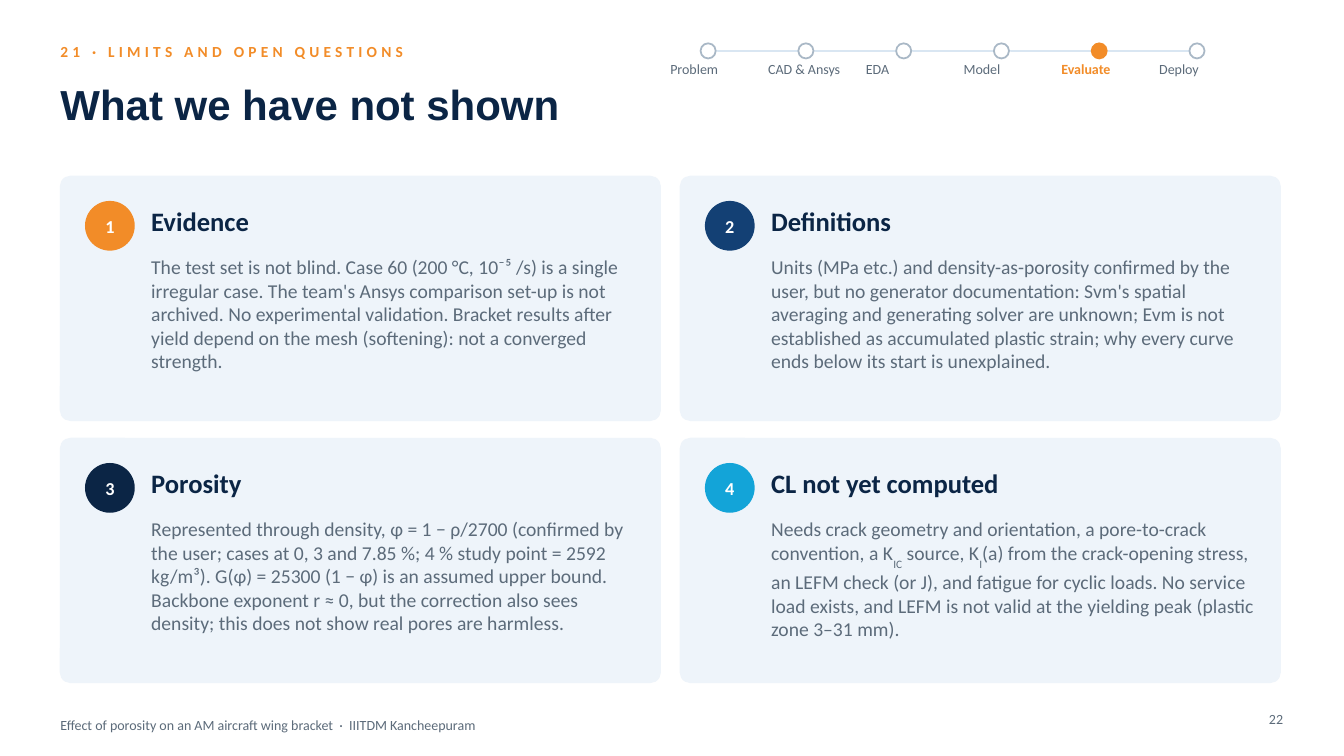
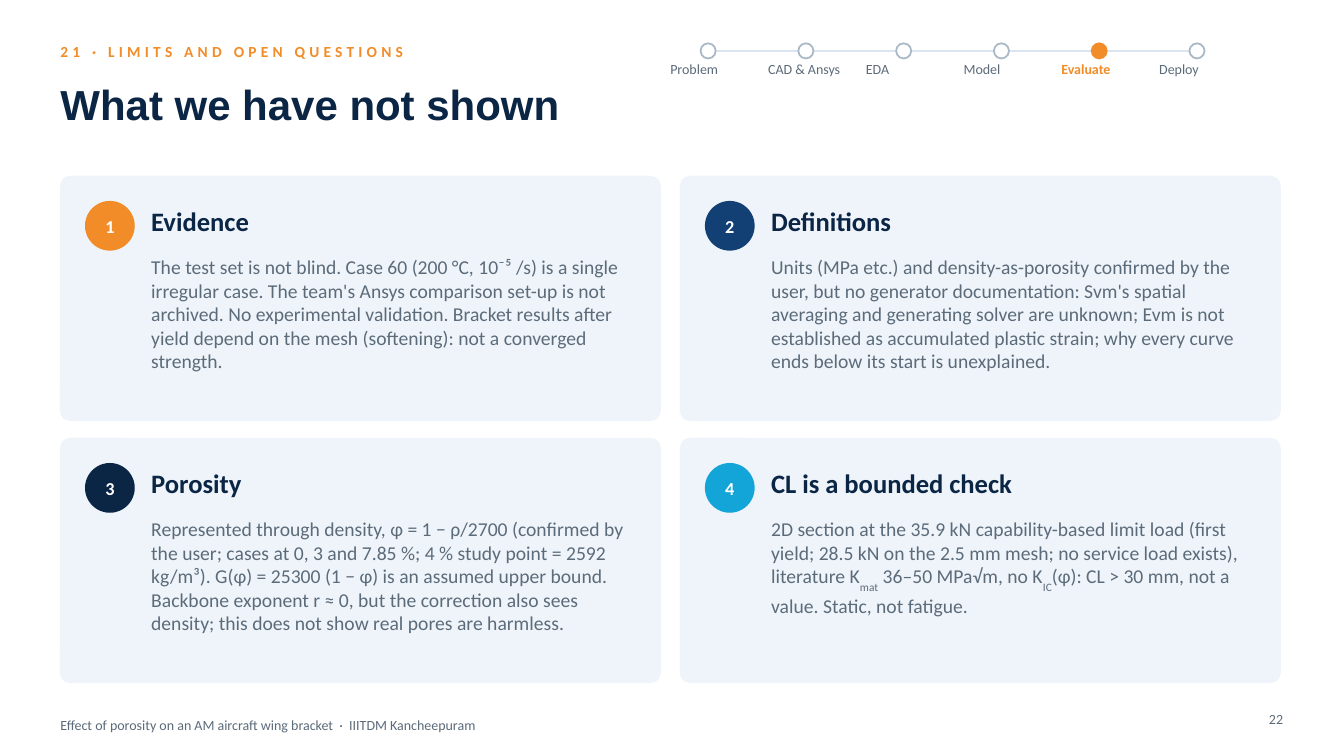
Before and after one commit to SaravananRamar06/MMM-ML, a slide deck: slide 22 of presentation/Final Presentation - Porosity in an AM Wing Bracket (corrected).pptx. Drawn at 1344x756 pixels with LibreOffice and Linux fonts; fonts in the diff are those of the drawing. Boxes give left, top, right and bottom in pixels: in the first picture for what was removed or moved away, otherwise in the second. Text is boxed around its words. In the diff, an @@ line names an element or a change of style, - is before the commit and + after.

```diff
--- a/presentation/Final Presentation - Porosity in an AM Wing Bracket (corrected).pptx
+++ b/presentation/Final Presentation - Porosity in an AM Wing Bracket (corrected).pptx
@@ text at <box>771,474,1012,494</box>: text changed @@
-CL not yet computed
+CL is a bounded check
@@ text at <box>771,522,1238,617</box>: text changed @@
-Needs crack geometry and orientation, a pore-to-crack convention, a KIC source, KI(a) from the crack-opening stress, an LEFM check (or J), and fatigue for cyclic loads. No service load exists, and LEFM is not valid at the yielding peak (plastic zone 3–31 mm).
+2D section at the 35.9 kN capability-based limit load (first yield; 28.5 kN on the 2.5 mm mesh; no service load exists), literature Kmat 36–50 MPa√m, no KIC(φ): CL > 30 mm, not a value. Static, not fatigue.
```
Also in this commit, not shown: 6 other slides changed, 3 other files.
